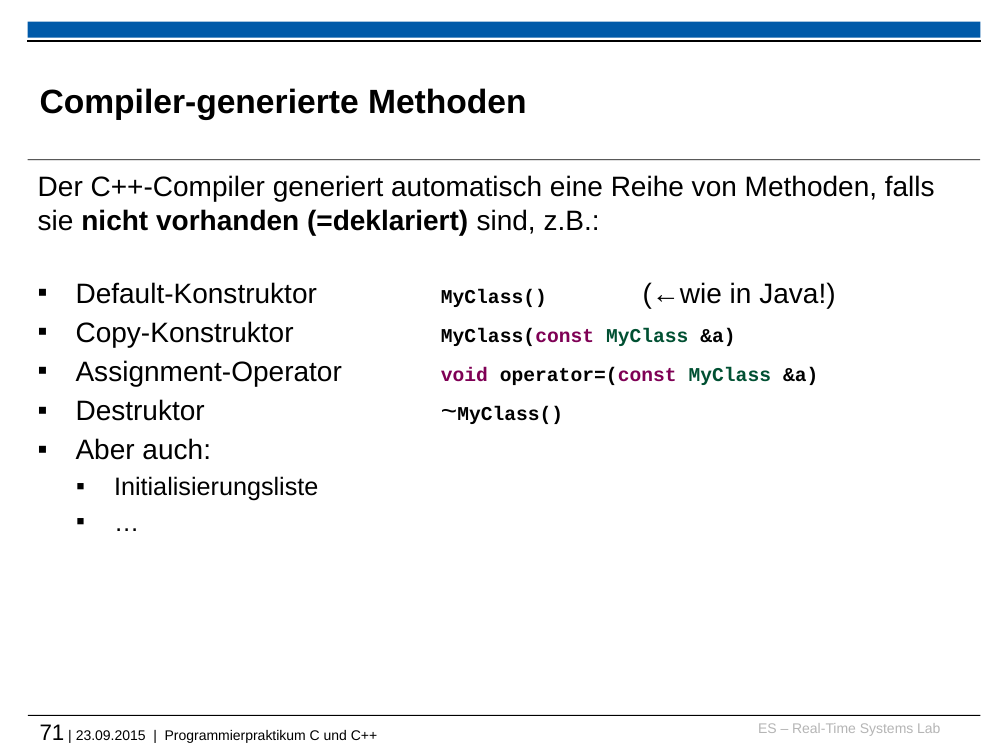
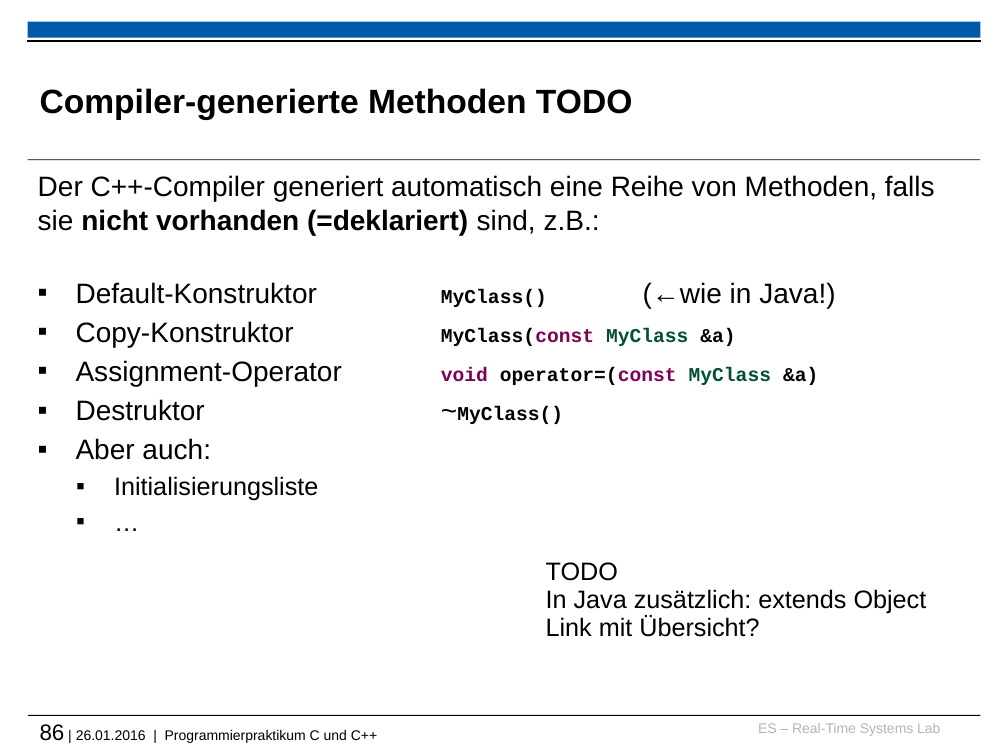
Before and after one commit to h82k/tud-cppp, a slide deck: slide 86 of cppp_lecture.pptx (slide 71 before the commit). Drawn at 1008x756 pixels with LibreOffice and Linux fonts; fonts in the diff are those of the drawing; background and template pictures are left out. Boxes give left, top, right and bottom in pixels: in the first picture for what was removed or moved away, otherwise in the second. Text is boxed around its words. In the diff, an @@ line names an element or a change of style, - is before the commit and + after.

```diff
--- a/cppp_lecture.pptx
+++ b/cppp_lecture.pptx
@@ title at [40, 88, 632, 120]: text changed @@
-Compiler-generierte Methoden
+Compiler-generierte Methoden TODO
@@ text added at [546, 562, 927, 637], 18 pt, text #000000 @@
+TODO
+In Java zusätzlich: extends Object
+Link mit Übersicht?
@@ text at [40, 724, 377, 743]: text changed @@
-71 | 23.09.2015 | Programmierpraktikum C und C++
+86 | 26.01.2016 | Programmierpraktikum C und C++
```
Also in this commit, not shown: 5 other slides changed, 17 slides added, 1 other file.
